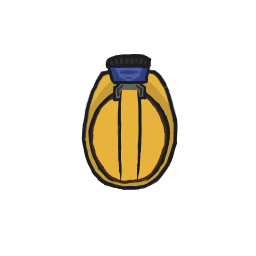
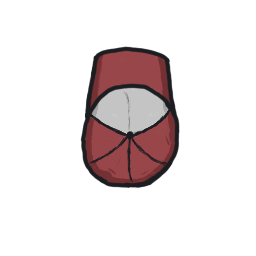
Comparing the layer stacks of the two w=256, h=256 images. Changes:
showed group "Baseball Cap" (4 layers) over [80,46,180,190]
painted on "HatLine" over [80,46,180,190]
added layer "HatColor" (2nd of 3, in "Baseball Cap") in group "Baseball Cap" over [80,46,180,190]
hid group "MiningHelmet" (4 layers) over [80,46,180,190]
painted on "Paint Layer 13" (1st of 2, in "MiningHelmet") over [80,46,180,190]
painted on "Paint Layer 12" (1st of 2, in "MiningHelmet") over [80,46,180,190]
